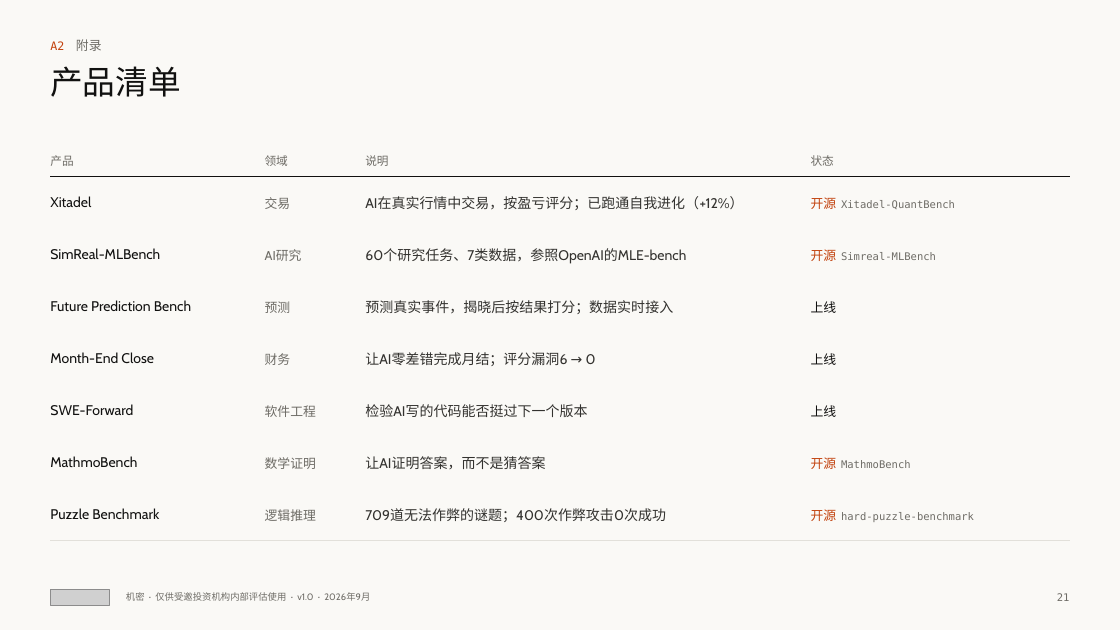
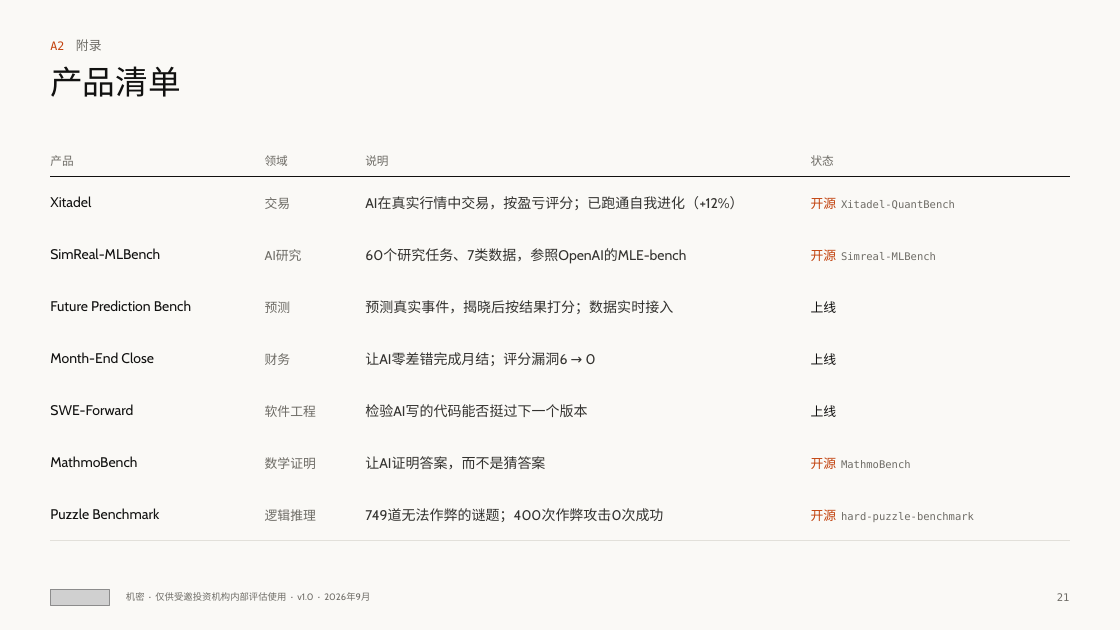
Before and after one commit to wangchen0802/Delta1, a slide deck: slide 21 of SimReal-BP-v17.pptx. Drawn at 1120x630 pixels with LibreOffice and Linux fonts; fonts in the diff are those of the drawing; grey boxes stand for pictures. Boxes give left, top, right and bottom in pixels: in the first picture for what was removed or moved away, otherwise in the second. Text is boxed around its words. In the diff, an @@ line names an element or a change of style, - is before the commit and + after.

```diff
--- a/SimReal-BP-v17.pptx
+++ b/SimReal-BP-v17.pptx
@@ table at <box>50,145,1070,526</box> @@
-row 8, column 3: 709道无法作弊的谜题；400次作弊攻击0次成功
+row 8, column 3: 749道无法作弊的谜题；400次作弊攻击0次成功
```
Also in this commit, not shown: 6 other slides changed, 2 other files.
